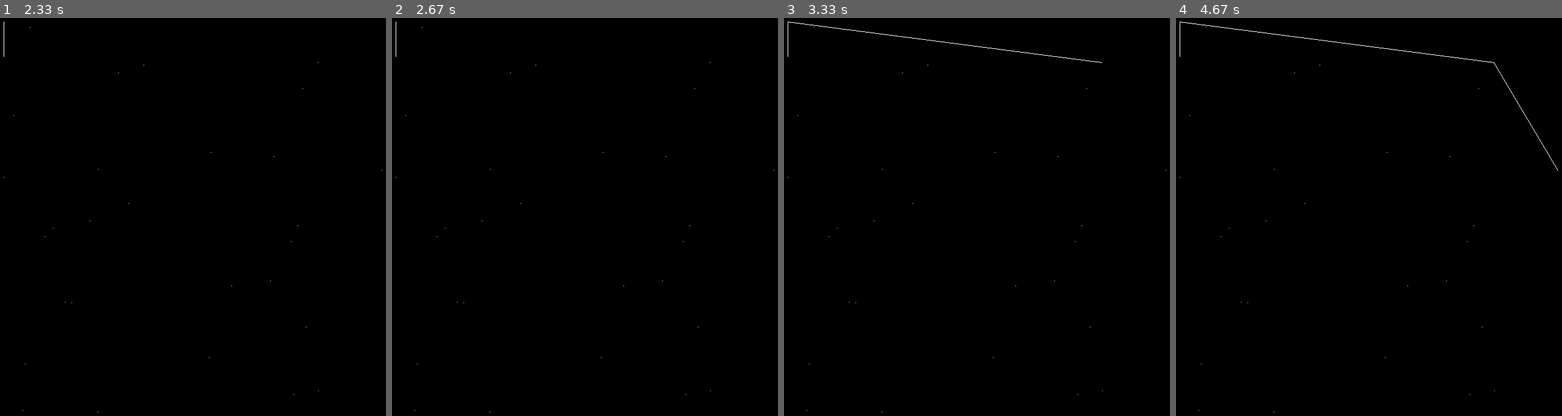
Above: before the commit, frames 1-4 (left to right).
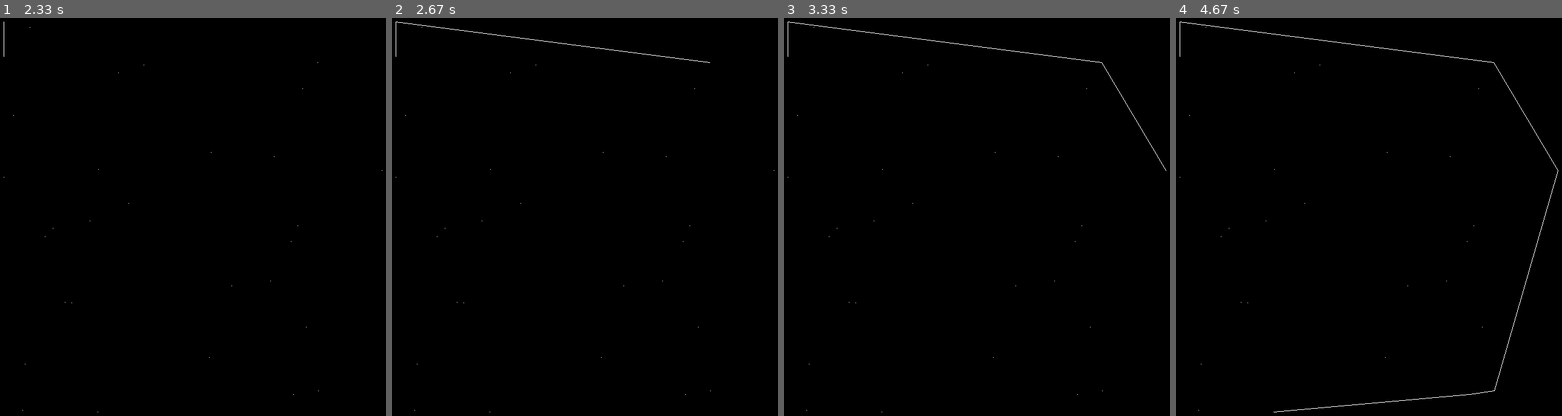
Above: after the commit, the same moments.

Repository: wallermatt/exercises
Game: pygame game, started from rubber_band.py
Two runs of this game, one before a commit and one after it. Both use one fixed random seed, a clock stepped at 60 frames per second and the inputs below.
Inputs:
- Up to frame 1 (2.33 s): no input
- Up to frame 2 (2.67 s): no input
- Up to frame 3 (3.33 s): no input
- Up to frame 4 (4.67 s): no input

Frame 1 is identical in both runs. In frame 2, 0.1% of the frame differs, in the area x 1-83%, y 0-12%; in frame 3, less than 0.1%; in frame 4, 0.2%, in the area x 25-100%, y 38-100%.

Commit message:
short sleep

Diff:
--- a/rubber_band.py
+++ b/rubber_band.py
@@ -152,7 +152,7 @@
         x_to, y_to = [conv_ax(e, j) for j, e in enumerate(to_p[i])]
         pygame.draw.line(display_screen, WHITE, (x_from, y_from), (x_to, y_to), 1)
         pygame.display.update()
-        time.sleep(1)
+        time.sleep(0.5)
 
 
     run = True
